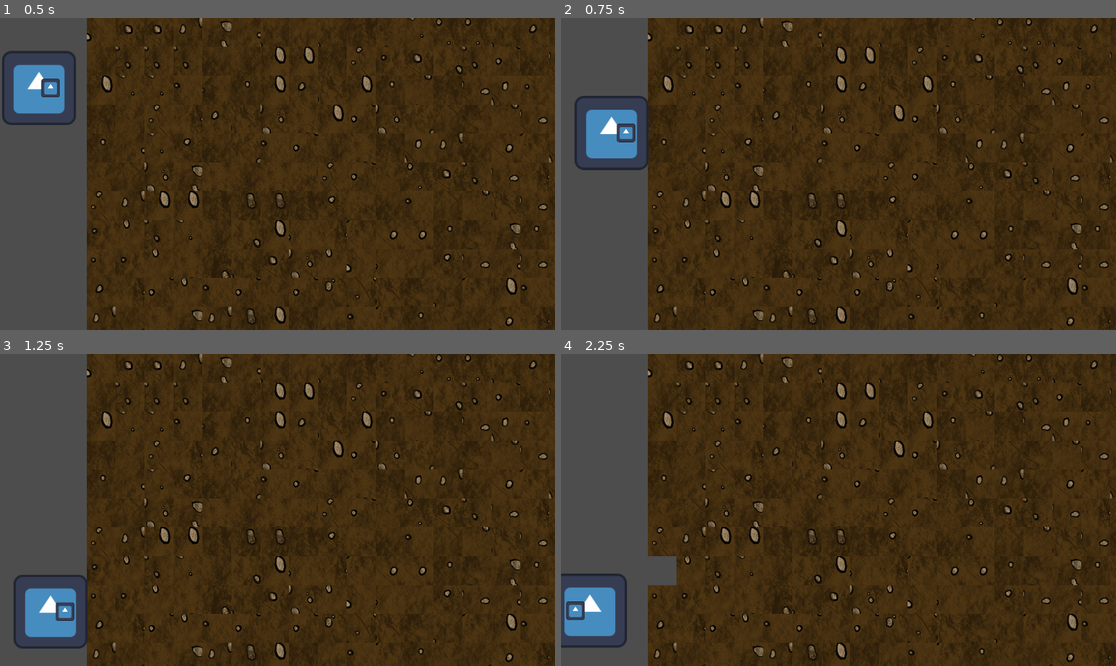
Above: before the commit, frames 1-4 (two rows, left to right).
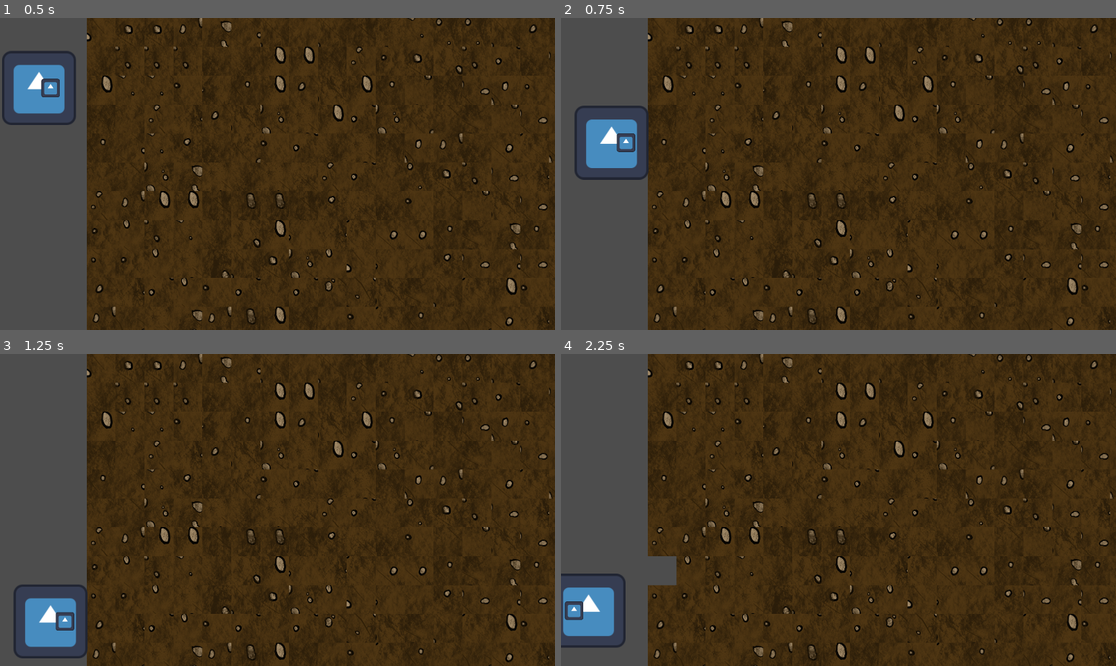
Above: after the commit, the same moments.

Repository: K2rlXYZ/UT-GameJam-23
Game: Godot game, scene res://Scenes/sandbox.tscn
Same seed, same stepped clock (60 frames per second), same inputs: the game is played once before the commit and once after it. The engine's default icon, where the game draws it, is replaced by a stand-in: a white triangle on a blue panel in a dark square.
Inputs (mouse positions are in pixels of both pictures, inside the frame that each line leads up to):
- Up to frame 1 (0.5 s): no input
- Up to frame 2 (0.75 s): move the mouse to (960, 158) at 0.52 s; hold D (right) from 0.53 s (still down); hold Right mouse button (clickRight) from 0.53 s (still down)
- Up to frame 3 (1.25 s): keep holding D (right); keep holding Right mouse button (clickRight); tap Space (up) at 0.77, 0.8, 1.07 s
- Up to frame 4 (2.25 s): move the mouse to (727, 525) at 1.27 s; release Right mouse button (clickRight) at 1.28 s; tap Space (up) at 1.35, 1.52, 1.82 s; right-click (727, 525) at 1.55 s; tap Enter at 2 s; move the mouse to (894, 441) at 2.02 s; release D (right) at 2.03 s; press the mouse at (894, 441) at 2.03 s; hold A (left) from 2.03 s (still down)

Frame 1 is identical in both runs. In frame 2, 1.4% of the frame differs, in the area x 2-16%, y 24-52%; in frame 3, 1.4%; in frame 4, 0.3%.

Commit message:
sUPPORT_BEAM

Diff:
--- a/Scenes/player_character.gd
+++ b/Scenes/player_character.gd
@@ -42,14 +42,29 @@
 
 	move_and_slide()
 
+func pickup_support(support: SupportBeam):
+	support.get_parent().remove_child(support)
+	self.number_of_supports+=1
+
+
 func place_support():
 	if number_of_supports > 0:
-		var prel = preload("res://Scenes/support_beam.tscn")
+		var prel = preload("res://Scenes/support_beam.tscn").instantiate()
+		var player_position_adjusted_to_tilemap = self.position
+		player_position_adjusted_to_tilemap.x = int(player_position_adjusted_to_tilemap.x/100)*100
+		player_position_adjusted_to_tilemap.y = int(player_position_adjusted_to_tilemap.y/100)*100
+		prel.position = player_position_adjusted_to_tilemap
 		get_parent().add_child(prel)
+		self.number_of_supports-=1
 
-func pickup_support():
-	pass
-
+func place_or_pickup_support():
+	for el in Globals.support_beams:
+		var beam = el as SupportBeam
+		var beam_area = beam.area as Area2D
+		if self in beam_area.get_overlapping_bodies():
+			pickup_support(beam)
+		else:
+			place_support()
 
 func mine():
 	# Get vector from player towards mouse and limit its length
@@ -90,4 +105,4 @@
 		if event.is_action_pressed("clickLeft"):
 			mine()
 		if event.is_action_pressed("clickRight"):
-			pass
+			place_or_pickup_support()
--- a/Scenes/support_beam.gd
+++ b/Scenes/support_beam.gd
@@ -1,3 +1,5 @@
+class_name SupportBeam
+
 extends CharacterBody2D
 
 @export var player: CharacterBody2D
@@ -6,10 +8,8 @@
 var weight = 1
 
 func _ready():
-	var player_position_adjusted_to_tilemap = player.position
-	player_position_adjusted_to_tilemap.x = int(player_position_adjusted_to_tilemap.x/100)*100
-	player_position_adjusted_to_tilemap.y = int(player_position_adjusted_to_tilemap.y/100)*100
-	self.position = player_position_adjusted_to_tilemap
+
+	Globals.support_beams.append(self)
 
 
 func _physics_process(delta):
--- a/Singletons/Globals.gd
+++ b/Singletons/Globals.gd
@@ -1 +1,3 @@
 extends Node
+
+var support_beams: Array = []
--- a/project.godot
+++ b/project.godot
@@ -17,7 +17,7 @@
 
 [autoload]
 
-Globals="*res://Singletons/globals.gd"
+Globals="*res://Singletons/Globals.gd"
 Physics="*res://Singletons/physics.gd"
 
 [display]
